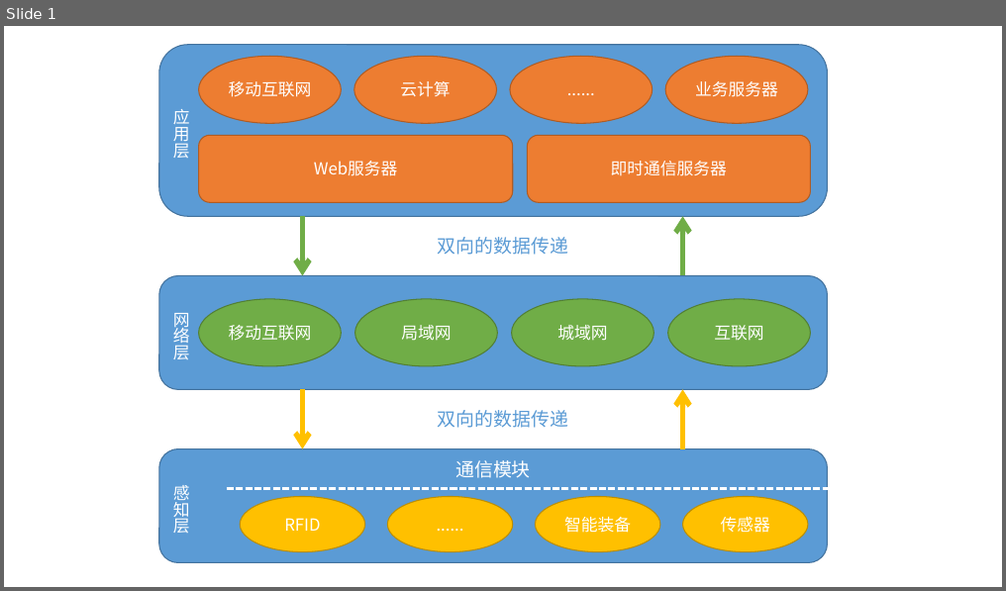
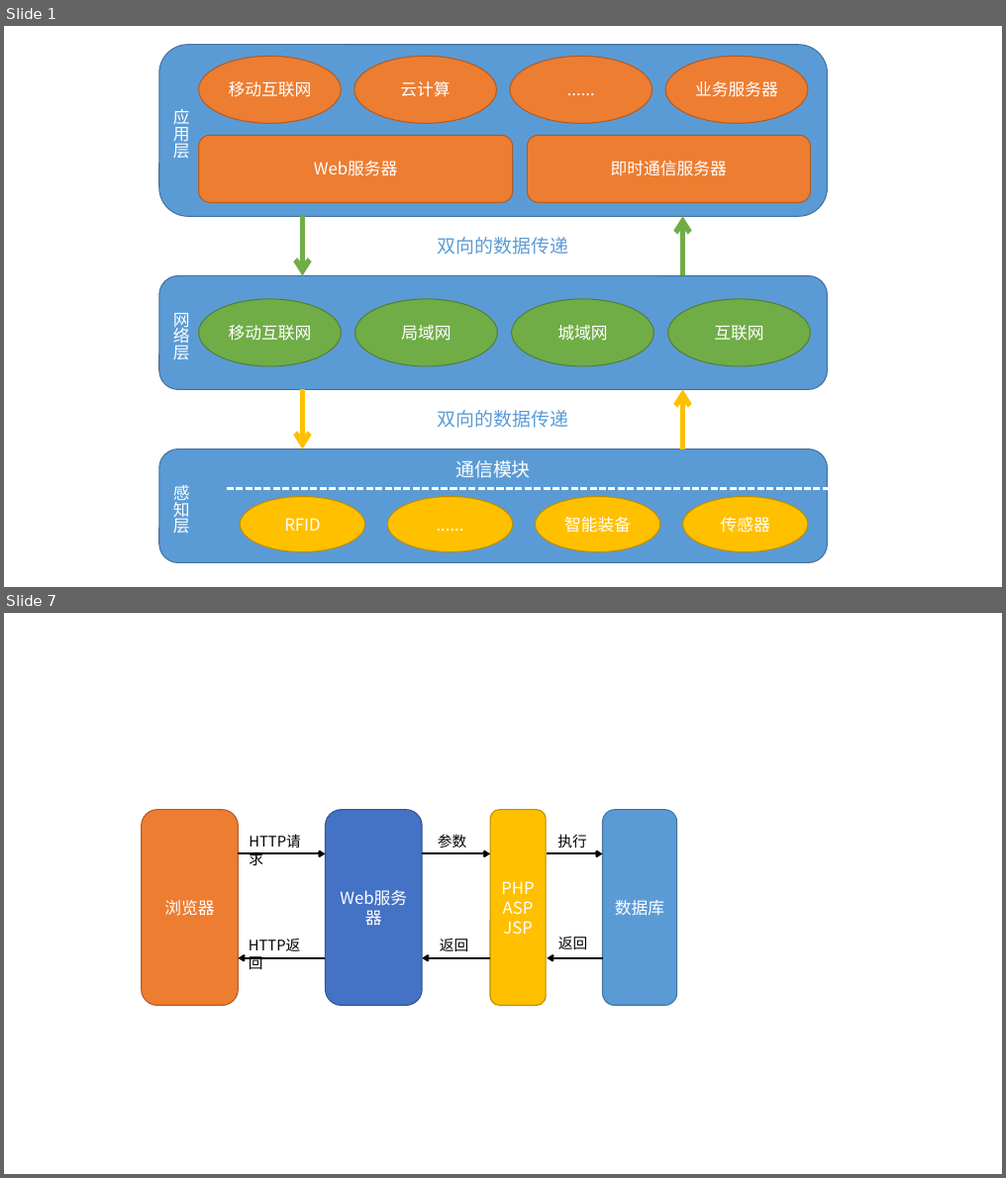
Before and after one commit to taowenyin/FullStackDeveloperGuide, a slide deck: Chapter1/Screenshot/original/iot.pptx. Shown one above the other, each under a label of ours: slide 1 before the commit, slides 1 and 7 after it; the slides between them are not shown. The pictures are 1006x591 and 1006x1178 pixels, drawn with LibreOffice and Linux fonts; fonts in the diff are those of the drawing. Boxes give left, top, right and bottom in pixels: in the first picture for what was removed or moved away, otherwise in the second. Text is boxed around its words. In the diff, an @@ line names an element or a change of style, - is before the commit and + after.

```diff
--- a/Chapter1/Screenshot/original/iot.pptx
+++ b/Chapter1/Screenshot/original/iot.pptx
@@ slide 7 added at (4,613,1002,1174), background #FFFFFF @@
@@ rounded rectangle added at (141,810,238,1006), fill #ED7D31, outline #AF5C24 1 pt, 16 pt, text #FFFFFF @@
+浏览器
@@ rounded rectangle added at (325,810,422,1006), fill #4472C4, outline #325491 1 pt, 16 pt, text #FFFFFF @@
+Web服务器
@@ rounded rectangle added at (491,810,546,1006), fill #FFC000, outline #BD8E00 1 pt, 16 pt, text #FFFFFF @@
+PHP
+ASP
+JSP
@@ rounded rectangle added at (603,810,677,1006), fill #5B9BD5, outline #43739E 1 pt, 16 pt, text #FFFFFF @@
+数据库
@@ text added at (242,829,322,854), 14 pt, text #000000 @@
+HTTP请求
@@ text added at (438,834,466,848), 14 pt, text #000000 @@
+参数
@@ text added at (557,834,586,849), 14 pt, text #000000 @@
+执行
@@ arrow added from (239, 854) to (325, 854), #000000 2 pt @@
@@ arrow added from (422, 854) to (491, 854), #000000 2 pt @@
@@ arrow added from (547, 854) to (603, 854), #000000 2 pt @@
@@ text added at (242,934,322,959), 14 pt, text #000000 @@
+HTTP返回
@@ text added at (440,939,468,952), 14 pt, text #000000 @@
+返回
@@ text added at (558,937,587,950), 14 pt, text #000000 @@
+返回
@@ arrow added from (325, 959) to (239, 959), #000000 2 pt @@
@@ arrow added from (491, 959) to (422, 959), #000000 2 pt @@
@@ arrow added from (603, 959) to (547, 959), #000000 2 pt @@
```
Also in this commit, not shown: 5 other slides added, 13 other files.
